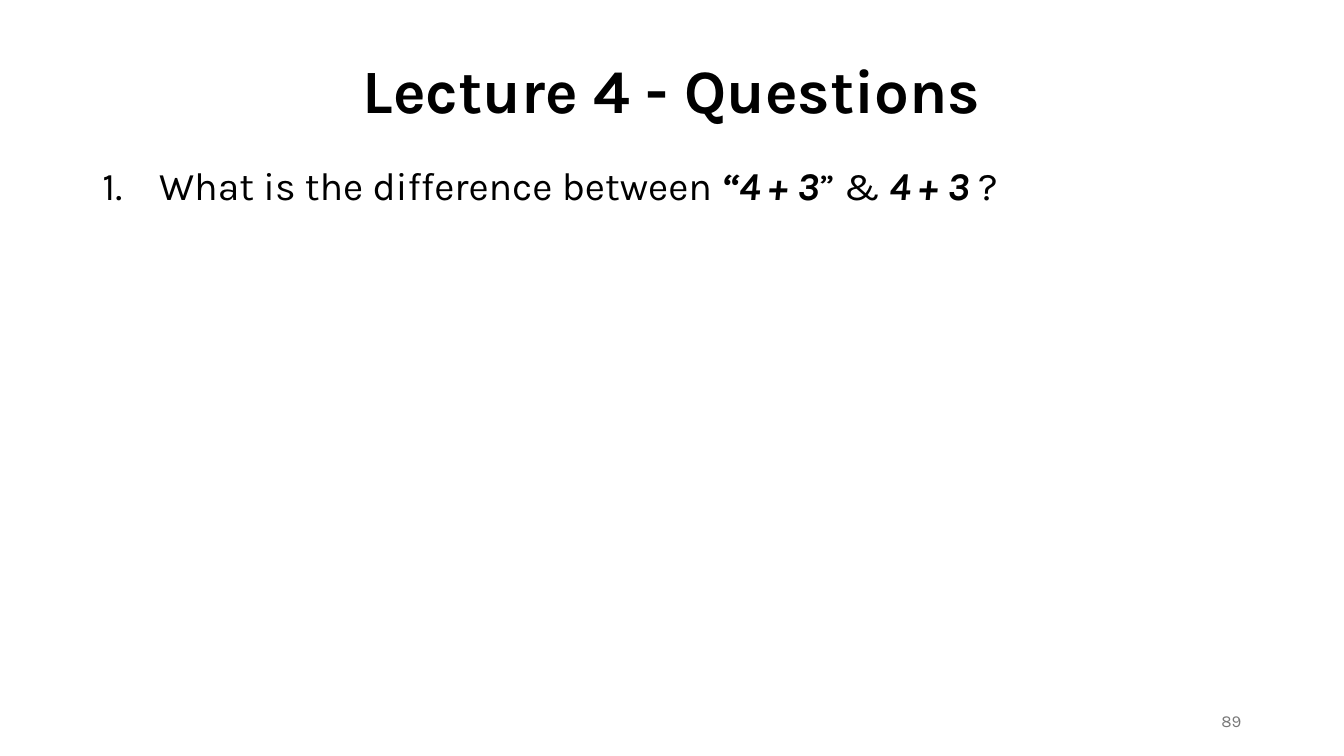
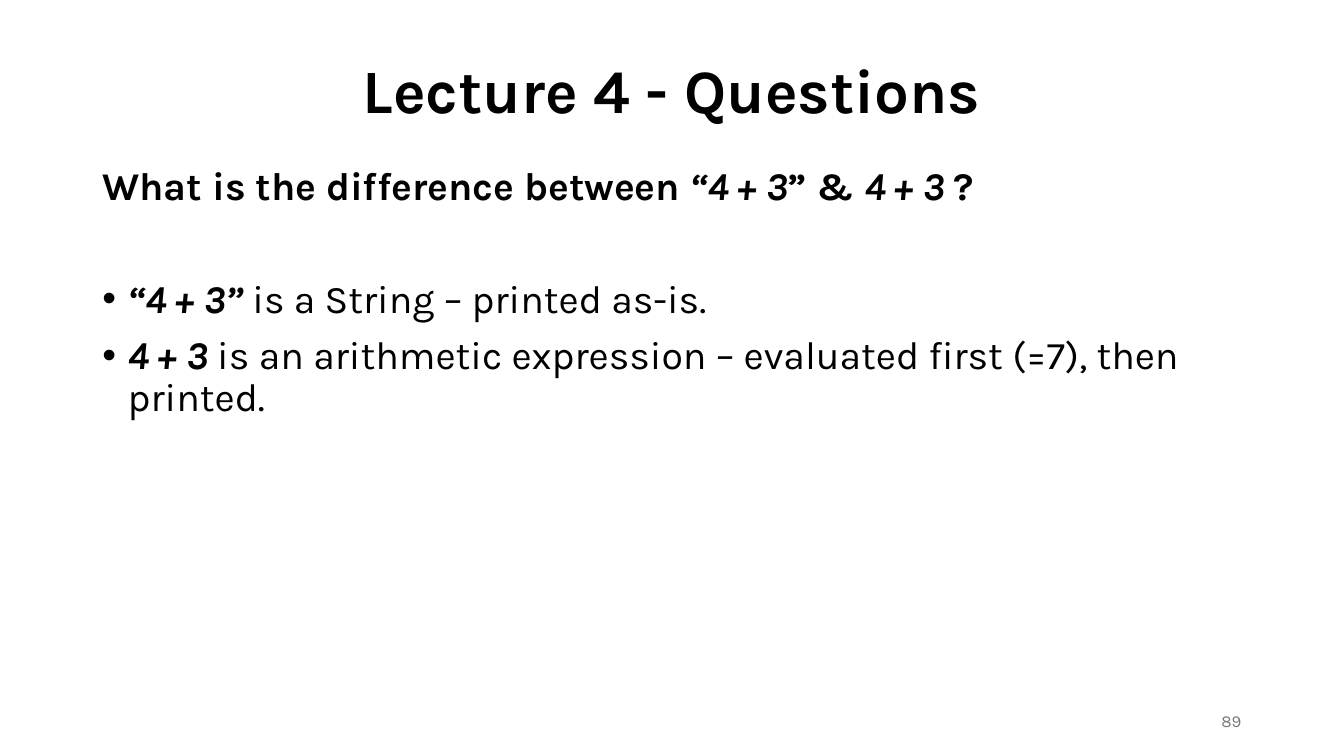
Before and after one commit to shubham-singh-12/Notes, a slide deck: slide 89 of Java with DSA.pptx. Drawn at 1344x756 pixels with LibreOffice and Linux fonts; fonts in the diff are those of the drawing. Boxes give left, top, right and bottom in pixels: in the first picture for what was removed or moved away, otherwise in the second. Text is boxed around its words. In the diff, an @@ line names an element or a change of style, - is before the commit and + after.

```diff
--- a/Java with DSA.pptx
+++ b/Java with DSA.pptx
@@ text at (x1=102, y1=172, x2=945, y2=201): bold on in "What is the difference between 3” & ..."; bullet 1. to none @@
@@ text at (x1=128, y1=286, x2=1179, y2=421): paragraphs added @@
+• “4 + 3” is a String – printed as-is.
+• 4 + 3 is an arithmetic expression – evaluated first (=7), then printed.
```
Also in this commit, not shown: 12 other slides changed, 97 slides added.
